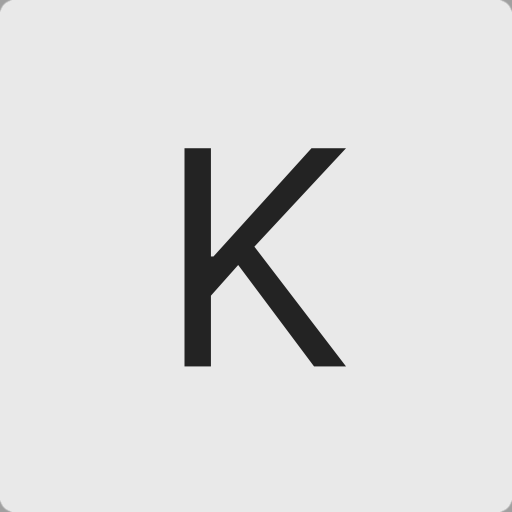
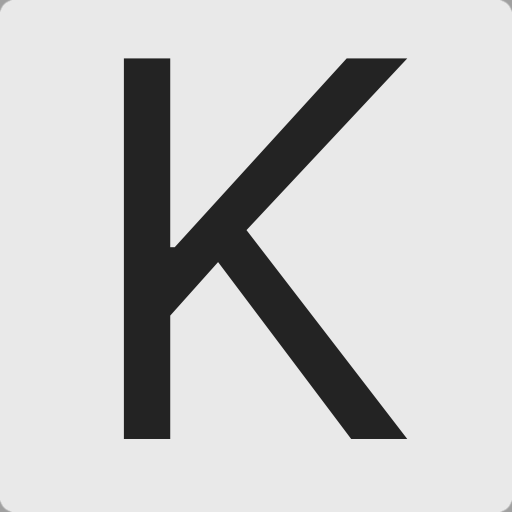
Layered file, before and after one edit (512x512). Changes by layer:
painted on "Paint Layer 1" over [123, 58, 408, 439]
